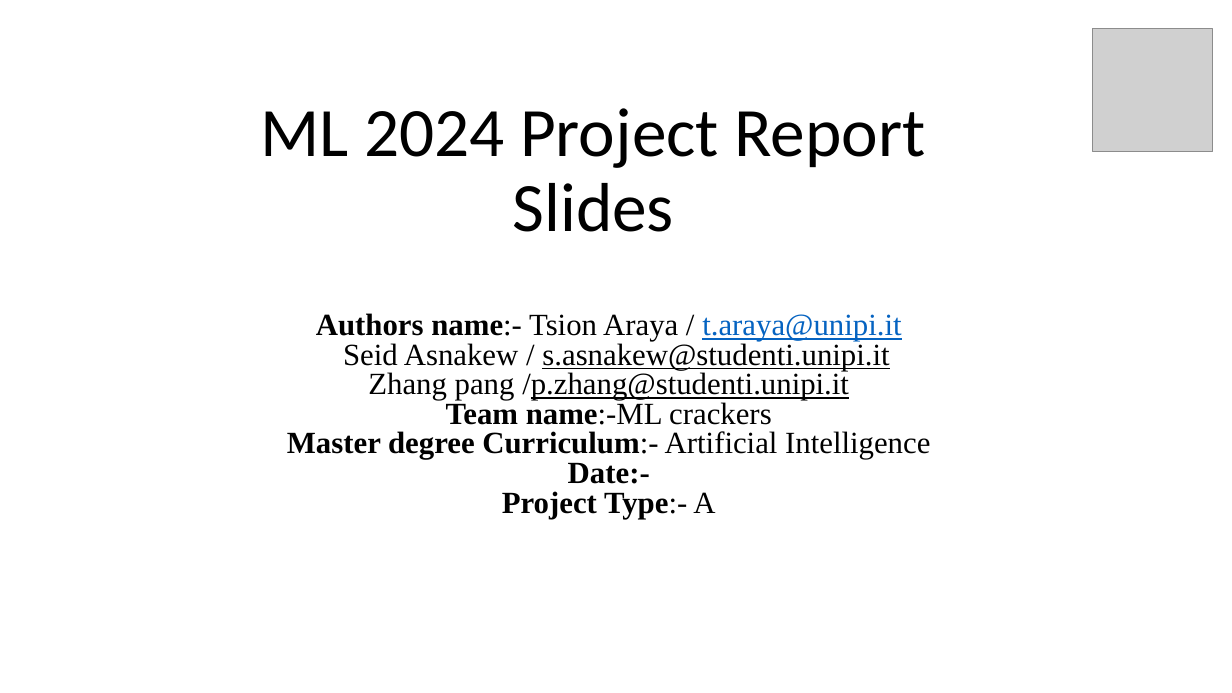
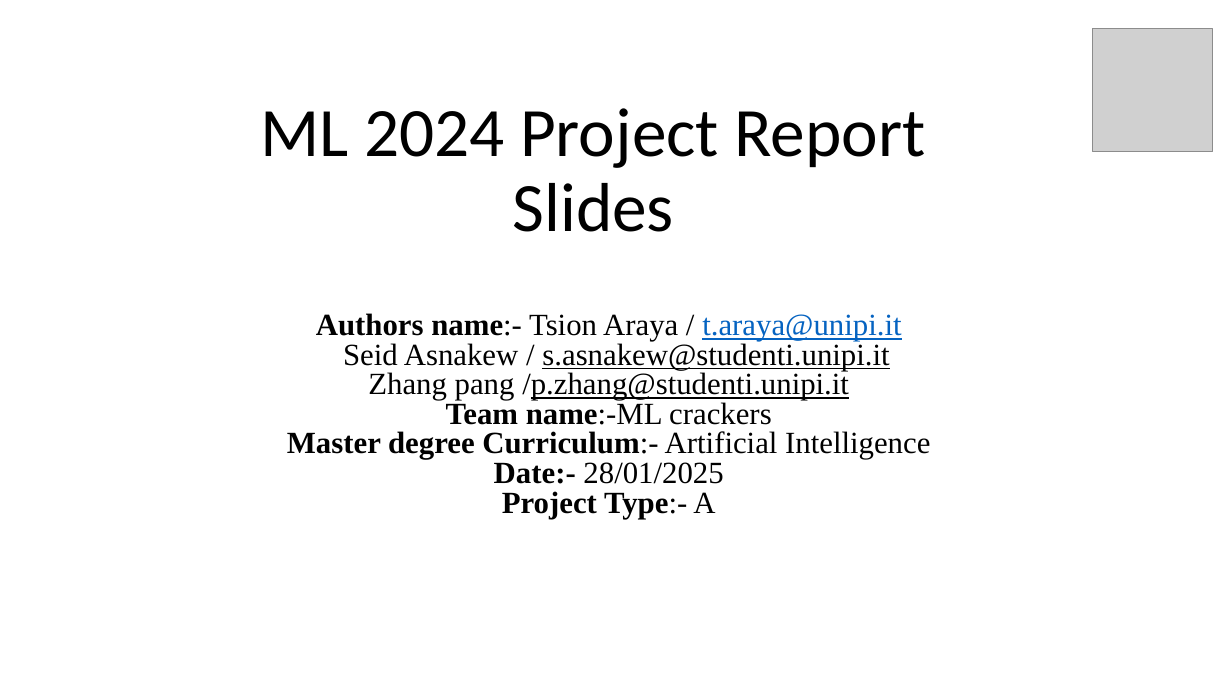
Before and after one commit to Tsion-Ketema/Machine_learning_project_2024, a slide deck: slide 1 of report_slide.pptx. Drawn at 1232x693 pixels with LibreOffice and Linux fonts; fonts in the diff are those of the drawing; grey boxes stand for pictures. Boxes give left, top, right and bottom in pixels: in the first picture for what was removed or moved away, otherwise in the second. Text is boxed around its words. In the diff, an @@ line names an element or a change of style, - is before the commit and + after.

```diff
--- a/report_slide.pptx
+++ b/report_slide.pptx
@@ subtitle at (x1=494, y1=462, x2=723, y2=484): text changed; bold off @@
-Date:-
+Date:- 28/01/2025
```
Also in this commit, not shown: 11 other slides changed, 49 other files.
